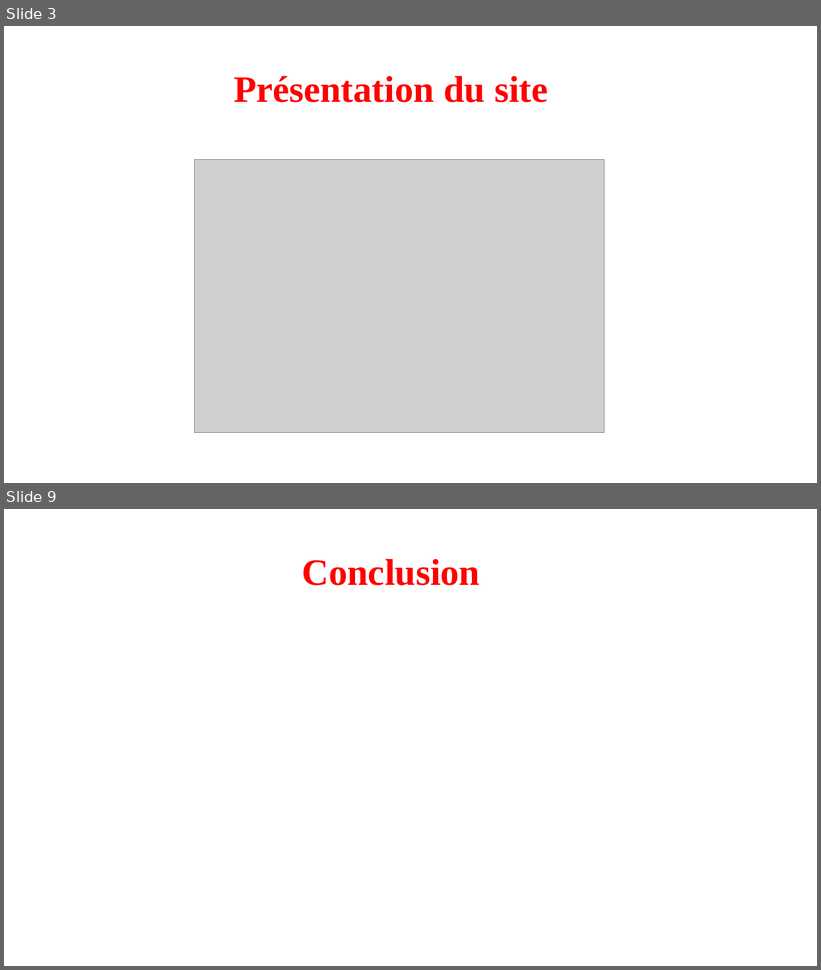
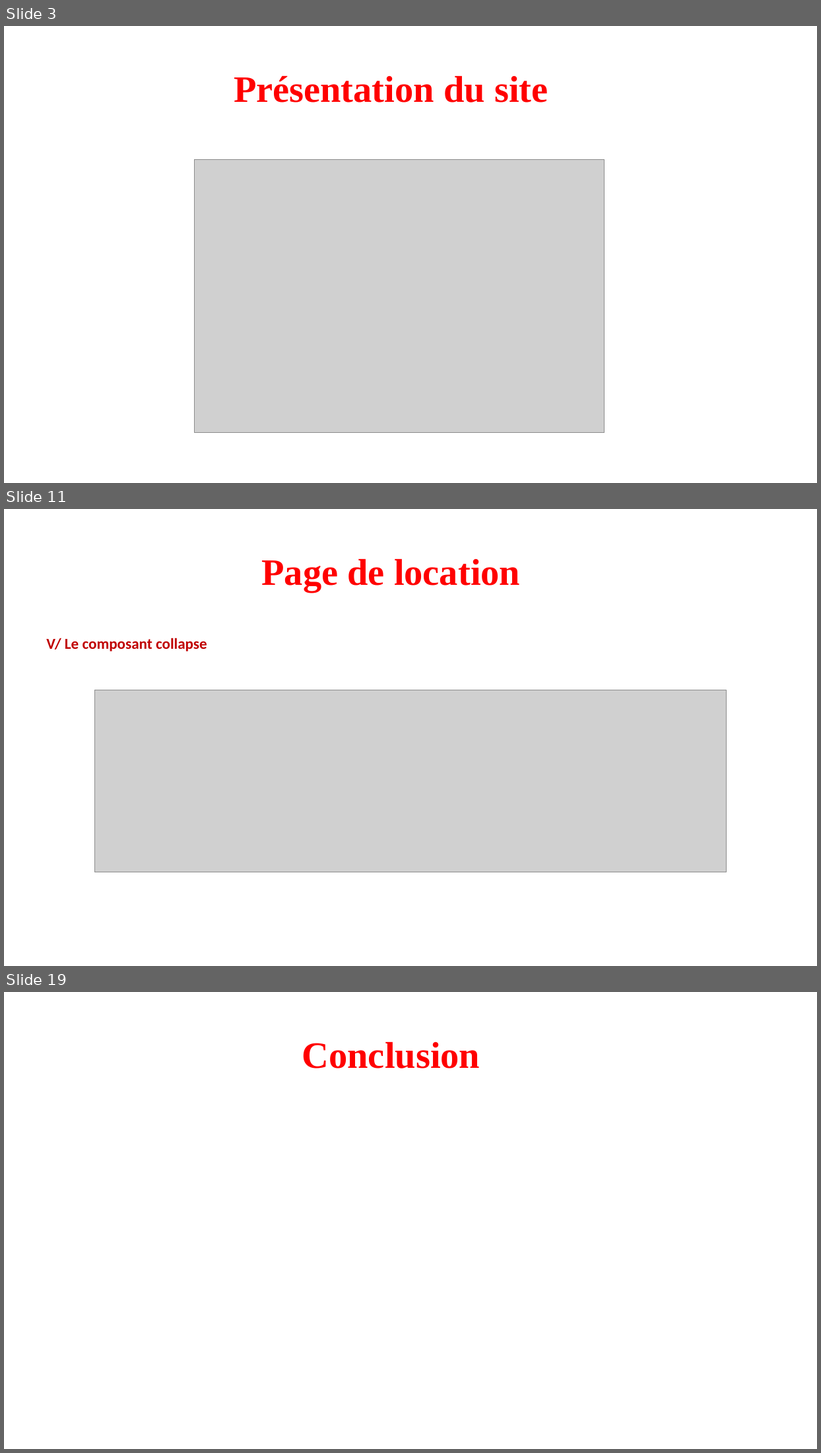
Before and after one commit to VinceDS99/Projet-6-Kasa, a slide deck: Présentation site Kasa.pptx. Shown one above the other, each under a label of ours: slides 3 and 9 before the commit, slides 3, 11 and 19 after it; the slides between them are not shown. The pictures are 821x970 and 821x1453 pixels, drawn with LibreOffice and Linux fonts; fonts in the diff are those of the drawing; grey boxes stand for pictures. Boxes give left, top, right and bottom in pixels: in the first picture for what was removed or moved away, otherwise in the second. Text is boxed around its words. In the diff, an @@ line names an element or a change of style, - is before the commit and + after.

```diff
--- a/Présentation site Kasa.pptx
+++ b/Présentation site Kasa.pptx
@@ slide 11 added at [4, 509, 817, 966], background #FFFFFF @@
@@ text added at [261, 559, 520, 592], 44 pt, text #FF0000, bold @@
+Page de location
@@ text added at [46, 638, 207, 652], 18 pt, text #C00000, bold @@
+V/ Le composant collapse
@@ picture added at [94, 690, 727, 873] @@
@@ what was slide 9 is now slide 19 @@
```
Also in this commit, not shown: 5 slides changed, 9 other slides added, 10 other files.
